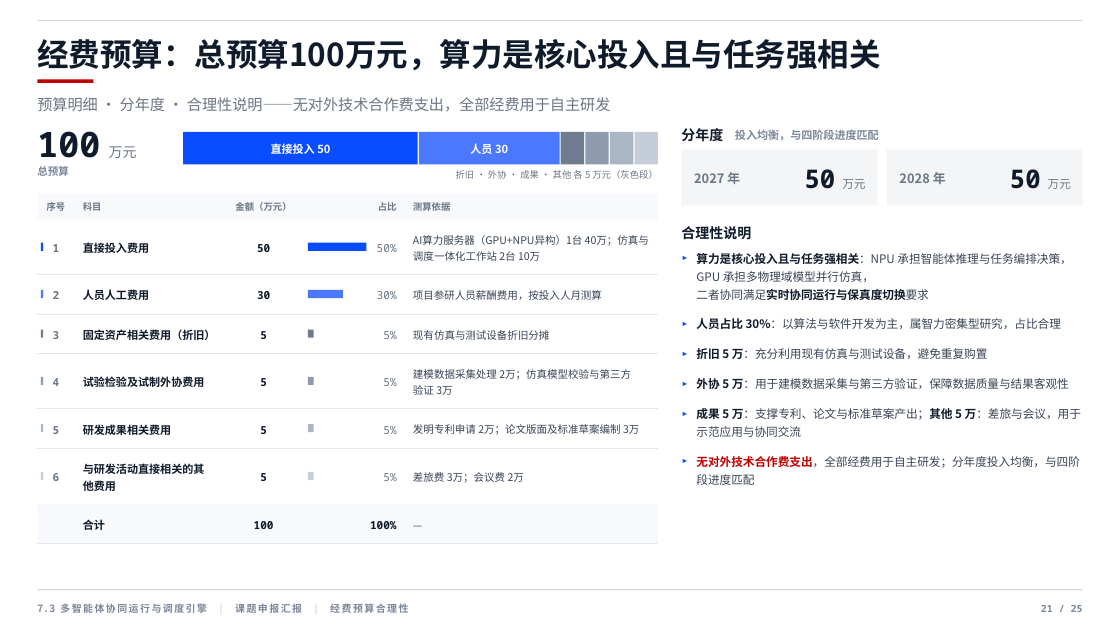
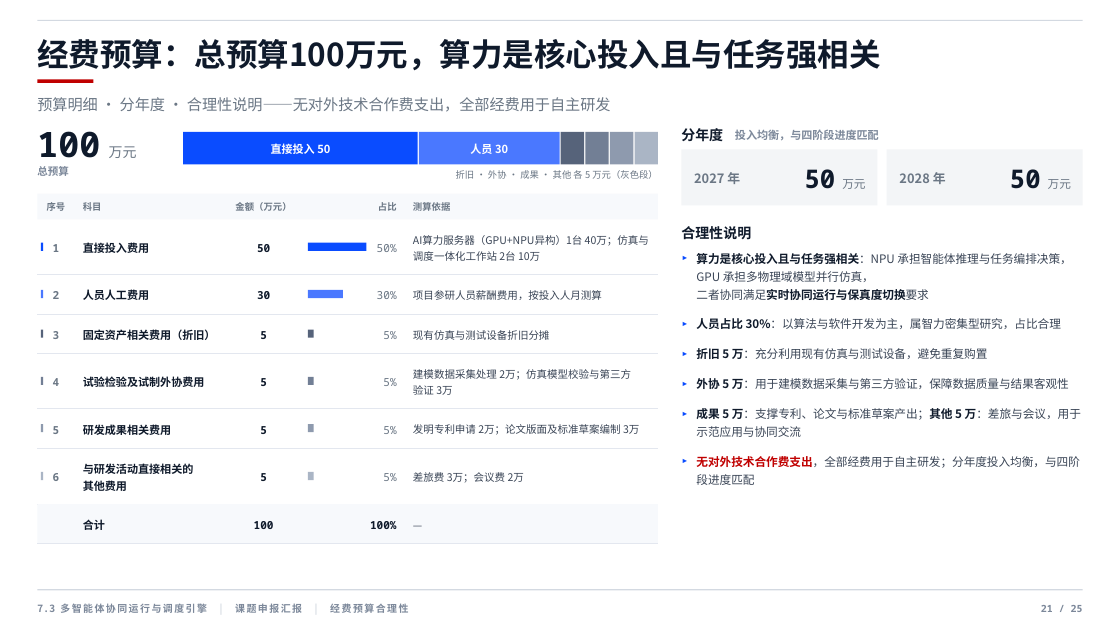
Before and after one commit to huosi012/PPT, a slide deck: slide 21 of 项目汇报PPT.pptx. Drawn at 1120x630 pixels with LibreOffice and Linux fonts; fonts in the diff are those of the drawing. Boxes give left, top, right and bottom in pixels: in the first picture for what was removed or moved away, otherwise in the second. Text is boxed around its words. In the diff, an @@ line names an element or a change of style, - is before the commit and + after.

```diff
--- a/项目汇报PPT.pptx
+++ b/项目汇报PPT.pptx
@@ fill #6F7C90 to #56637A in 3 elements at [560,132,584,165], [308,329,314,338], [41,329,44,338] @@
@@ fill #8E9AAE to #727F95 in 3 elements at [586,132,609,165], [308,377,314,386], [41,377,44,386] @@
@@ fill #AAB5C5 to #8E9AAE in 3 elements at [610,132,634,165], [308,424,314,433], [41,424,44,433] @@
@@ fill #C5CDD9 to #AAB5C5 in 3 elements at [634,132,658,165], [308,472,314,481], [41,472,44,481] @@
@@ text at [83,463,194,493]: spaces changed @@
-与研发活动直接相关的其他费用
+与研发活动直接相关的
+其他费用
```
Also in this commit, not shown: 4 other slides changed, 7 other files.
